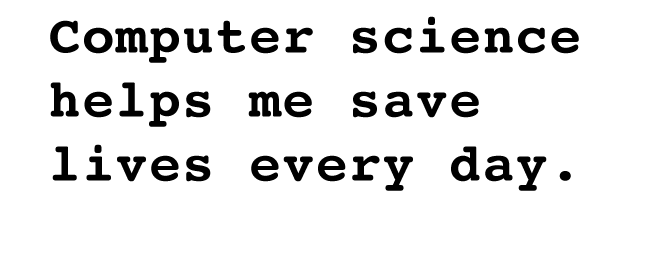
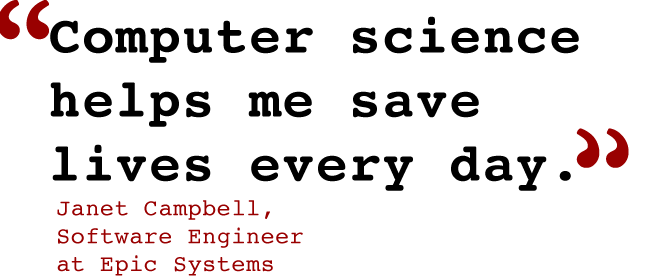
Layered file, before and after one edit (652px x 280px). Changes by layer:
painted on "“" (1st of 2) over bbox(576, 128, 629, 168)
painted on "“" (2nd of 2) over bbox(0, 0, 49, 40)
painted on "Janet Campbell, Software Engineer at Epic Systems" over bbox(57, 200, 303, 276)
